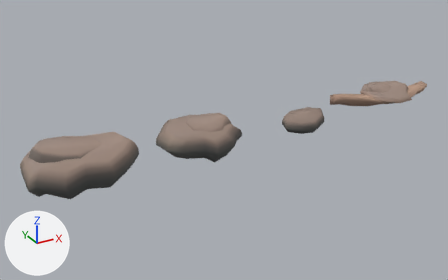
One commit to the Blender file apps/desktop/e2e/fixtures/world-base/assets/station-foliage-2026-11-27/cascade-rocks/cascade-rocks.blend: the scene before it, then after it.
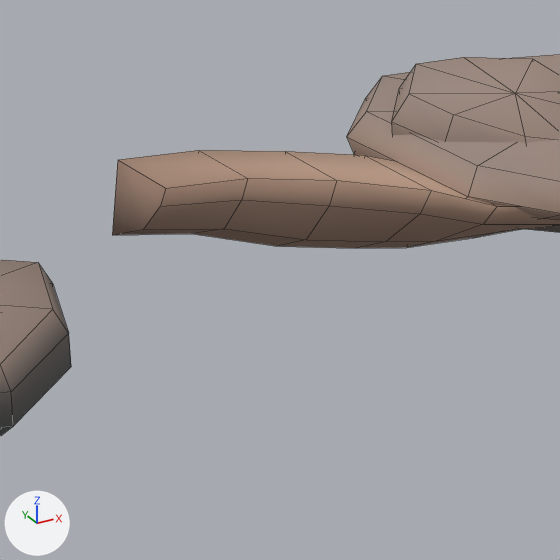
Each version appears first whole from a camera (50 mm lens) standing at (-14.43, -54.14, 26.66) and looking at (16.59, 2.28, -1.55), and next in a close-up on the part from 70% to 87% of the width and 26% to 52% of the height. The axes (+X, +Y, +Z) are drawn at lower left. The lights are the same throughout. The last two pictures show the newer version. The close-ups show mesh edges as thin lines.

The older version as bpy lines, for what is in view:
```python
me_cascade_high_ledge_carved_faces = bpy.data.meshes.new('cascade-high-ledge carved faces')
me_cascade_high_ledge_carved_faces.from_pydata(...)  # 134 vertices, 131 faces; spans x -6.8..7.02, y -2.56..3.31, z -0.7..2.08
me_cascade_high_ledge_carved_faces.materials.append(mat_warm_canyon_strata)
me_cascade_wet_toe_carved_faces = bpy.data.meshes.new('cascade-wet-toe carved faces')
me_cascade_wet_toe_carved_faces.from_pydata(...)  # 33 vertices, 33 faces; spans x -2.78..2.73, y -1.68..1.39, z -1.38..0.78
me_cascade_wet_toe_carved_faces.materials.append(mat_warm_canyon_strata)
ob_cascade_high_ledge = bpy.data.objects.new('cascade-high-ledge', me_cascade_high_ledge_carved_faces)
ob_cascade_high_ledge.location = (39.0, 0.0, 0.0)
ob_cascade_wet_toe = bpy.data.objects.new('cascade-wet-toe', me_cascade_wet_toe_carved_faces)
ob_cascade_wet_toe.location = (26.0, 0.0, 0.0)
```
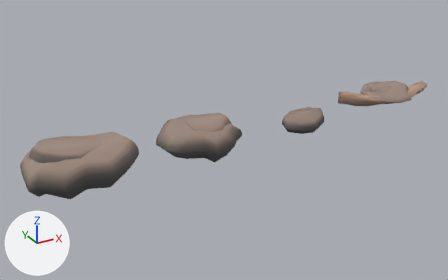
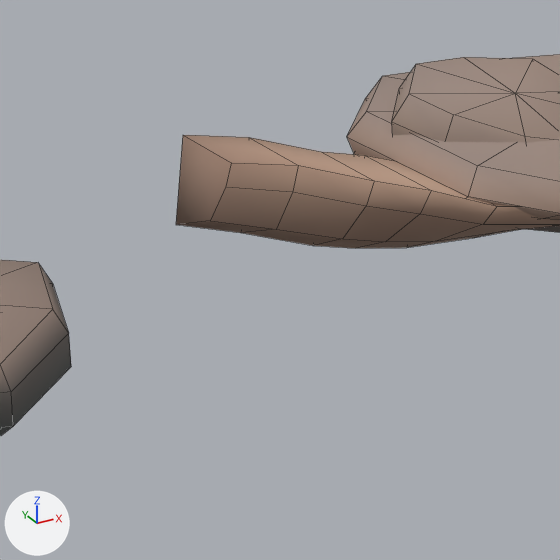
Boxes (x1, y1, x2, y2) around the edits, measured in the close-ups (560 x 560 px; the box of a moved part takes in the faces that stretch with it):
'cascade-high-ledge', reshaped: before (112, 54, 560, 248); after (176, 54, 560, 248)
part 1 of me_cascade_high_ledge_carved_faces, moved or reshaped: before (112, 150, 431, 248); after (176, 135, 431, 248)

Diff of the bpy script that builds the scene:
```diff
--- a/apps/desktop/e2e/fixtures/world-base/assets/station-foliage-2026-11-27/cascade-rocks/cascade-rocks.blend.py
+++ b/apps/desktop/e2e/fixtures/world-base/assets/station-foliage-2026-11-27/cascade-rocks/cascade-rocks.blend.py
@@ me_cascade_high_ledge_carved_faces @@
 # used by ob_cascade_high_ledge; location = (39.0, 0.0, 0.0)
-me_cascade_high_ledge_carved_faces.from_pydata(...)  # 134 vertices, 131 faces; spans x -6.8..7.02, y -2.56..3.31, z -0.7..2.08
-me_cascade_high_ledge_carved_faces.vertices[69].co = (-6.8, 3.31, 0.87)  # pixel (117, 159)
-me_cascade_high_ledge_carved_faces.vertices[70].co = (-6.8, 2.07, 0.78)  # pixel (165, 188)
-me_cascade_high_ledge_carved_faces.vertices[71].co = (-6.8, 2.17, 0.44)  # pixel (160, 206)
-me_cascade_high_ledge_carved_faces.vertices[72].co = (-6.8, 2.54, -0.08)  # pixel (143, 229)
-me_cascade_high_ledge_carved_faces.vertices[73].co = (-6.8, 3.31, -0.42)  # pixel (112, 235)
-me_cascade_high_ledge_carved_faces.vertices[74].co = (-5.74, 2.61, 1.07)  # pixel (198, 150)
-me_cascade_high_ledge_carved_faces.vertices[75].co = (-5.74, 1.37, 0.98)  # pixel (247, 178)
-me_cascade_high_ledge_carved_faces.vertices[76].co = (-5.74, 1.47, 0.59)  # pixel (241, 199)
-me_cascade_high_ledge_carved_faces.vertices[77].co = (-5.74, 1.83, -0.02)  # pixel (224, 228)
-me_cascade_high_ledge_carved_faces.vertices[78].co = (-5.74, 2.61, -0.36)  # pixel (191, 233)
-me_cascade_high_ledge_carved_faces.vertices[79].co = (-4.73, 1.7, 1.16)  # pixel (285, 151)
-me_cascade_high_ledge_carved_faces.vertices[80].co = (-4.73, 0.43, 1.07)  # pixel (336, 180)
-me_cascade_high_ledge_carved_faces.vertices[81].co = (-4.73, 0.55, 0.61)  # pixel (329, 205)
-me_cascade_high_ledge_carved_faces.vertices[82].co = (-4.73, 1.02, -0.12)  # pixel (306, 239)
-me_cascade_high_ledge_carved_faces.vertices[83].co = (-4.73, 1.7, -0.46)  # pixel (276, 246)
+me_cascade_high_ledge_carved_faces.from_pydata(...)  # 134 vertices, 131 faces; spans x -5.36..7.02, y -2.56..3.48, z -0.7..2.08
+# me_cascade_high_ledge_carved_faces part 1
+me_cascade_high_ledge_carved_faces.vertices[69].co = (-5.36, 3.48, 1.0)  # pixel (182, 134)
+me_cascade_high_ledge_carved_faces.vertices[70].co = (-5.36, 2.24, 0.91)  # pixel (231, 162)
+me_cascade_high_ledge_carved_faces.vertices[71].co = (-5.36, 2.32, 0.47)  # pixel (225, 186)
+me_cascade_high_ledge_carved_faces.vertices[72].co = (-5.36, 2.64, -0.21)  # pixel (210, 220)
+me_cascade_high_ledge_carved_faces.vertices[73].co = (-5.36, 3.48, -0.55)  # pixel (175, 224)
+me_cascade_high_ledge_carved_faces.vertices[74].co = (-4.75, 2.58, 1.13)  # pixel (248, 137)
+me_cascade_high_ledge_carved_faces.vertices[75].co = (-4.75, 1.34, 1.04)  # pixel (298, 165)
+me_cascade_high_ledge_carved_faces.vertices[76].co = (-4.75, 1.42, 0.57)  # pixel (292, 191)
+me_cascade_high_ledge_carved_faces.vertices[77].co = (-4.75, 1.73, -0.17)  # pixel (276, 229)
+me_cascade_high_ledge_carved_faces.vertices[78].co = (-4.75, 2.58, -0.51)  # pixel (240, 232)
+me_cascade_high_ledge_carved_faces.vertices[79].co = (-4.18, 1.47, 1.13)  # pixel (321, 151)
+me_cascade_high_ledge_carved_faces.vertices[80].co = (-4.18, 0.18, 1.04)  # pixel (374, 180)
+me_cascade_high_ledge_carved_faces.vertices[81].co = (-4.18, 0.31, 0.58)  # pixel (366, 205)
+me_cascade_high_ledge_carved_faces.vertices[82].co = (-4.18, 0.79, -0.13)  # pixel (342, 238)
+me_cascade_high_ledge_carved_faces.vertices[83].co = (-4.18, 1.47, -0.47)  # pixel (312, 245)
 me_cascade_high_ledge_carved_faces.materials.append(mat_warm_canyon_strata)
```
